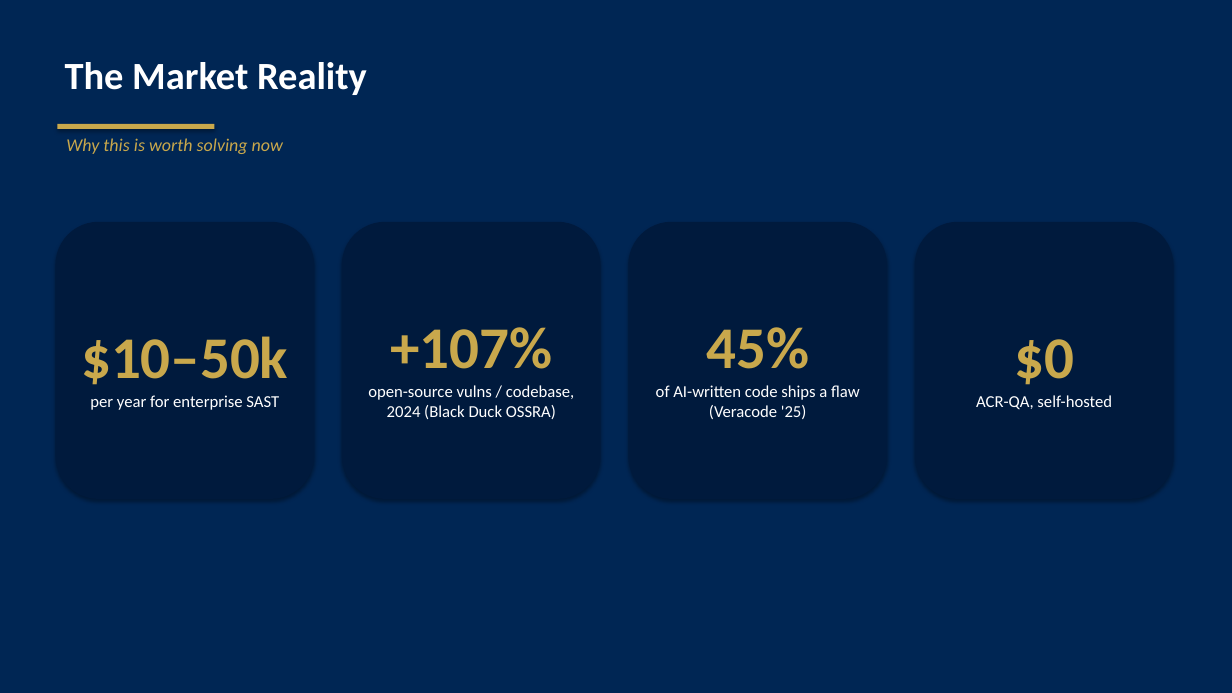
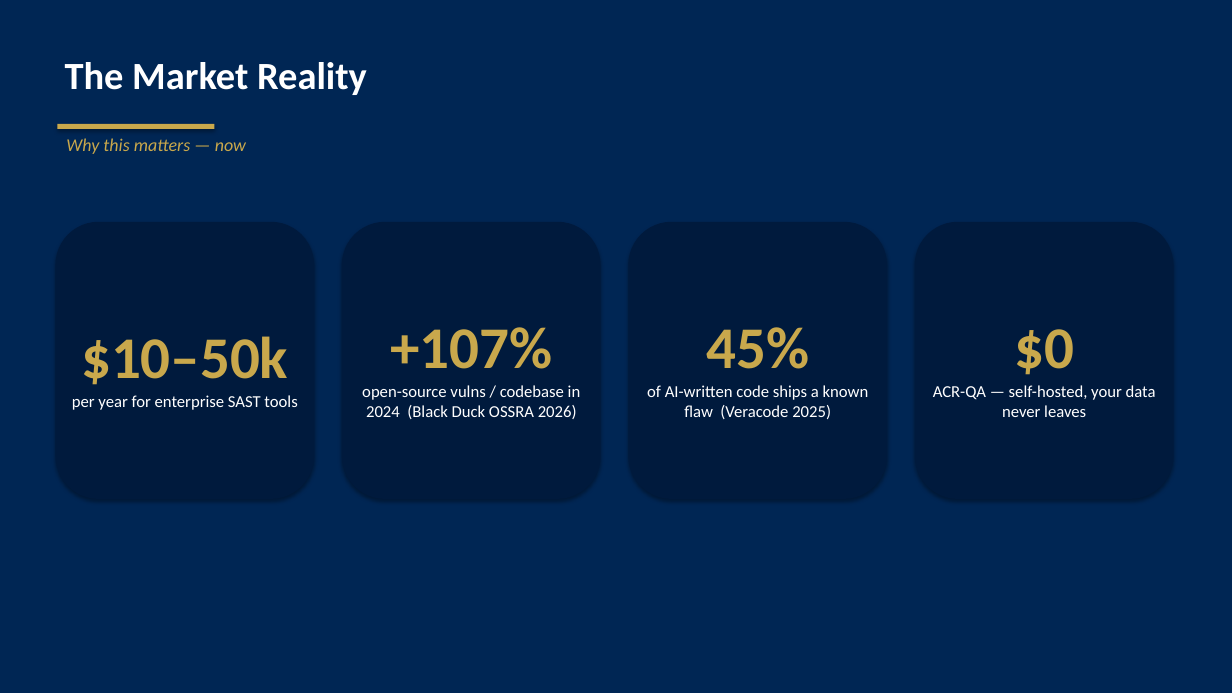
Before and after one commit to starredjaco/ACR-QA, a slide deck: slide 4 of docs/ACR-QA_Defense.odp (slide 5 before the commit). Drawn at 1232x693 pixels with LibreOffice and Linux fonts; fonts in the diff are those of the drawing. Boxes give left, top, right and bottom in pixels: in the first picture for what was removed or moved away, otherwise in the second. Text is boxed around its words. In the diff, an @@ line names an element or a change of style, - is before the commit and + after.

```diff
--- a/docs/ACR-QA_Defense.odp
+++ b/docs/ACR-QA_Defense.odp
@@ text at box(66, 138, 246, 154): text changed @@
-Why this is worth solving now
+Why this matters — now
@@ text "$0": place and size @@
-text "$0" at box(976, 339, 1112, 410)
+text "$0" at box(933, 329, 1156, 417)
@@ text at box(362, 385, 581, 419): text changed @@
-open-source vulns / codebase, 2024 (Black Duck OSSRA)
+open-source vulns / codebase in 2024 (Black Duck OSSRA 2026)
@@ text at box(647, 385, 869, 419): text changed @@
-of AI-written code ships a flaw (Veracode '25)
+of AI-written code ships a known flaw (Veracode 2025)
@@ text at box(933, 385, 1156, 417): text changed @@
-ACR-QA, self-hosted
+ACR-QA — self-hosted, your data never leaves
@@ text at box(72, 395, 297, 410): text changed @@
-per year for enterprise SAST
+per year for enterprise SAST tools
```
Also in this commit, not shown: 6 other slides changed, 6 slides added, 8 slides removed, 3 other files.
